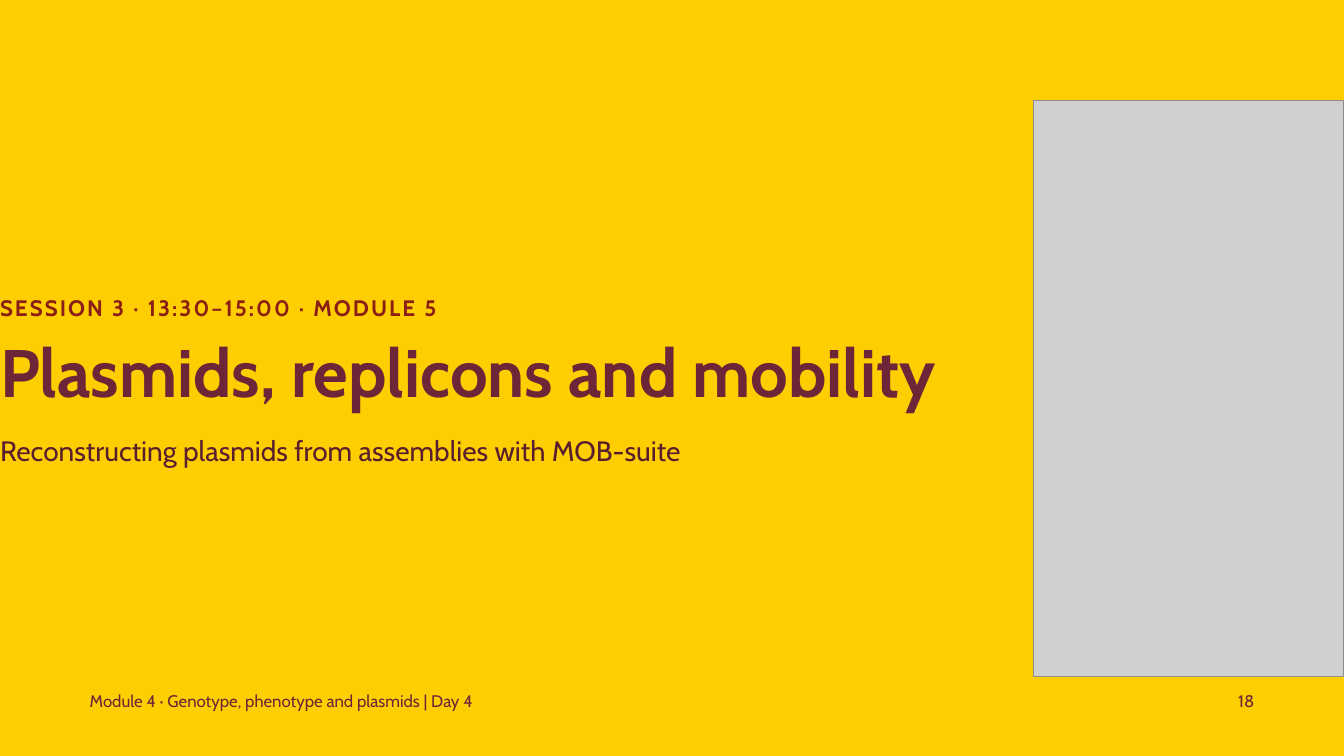
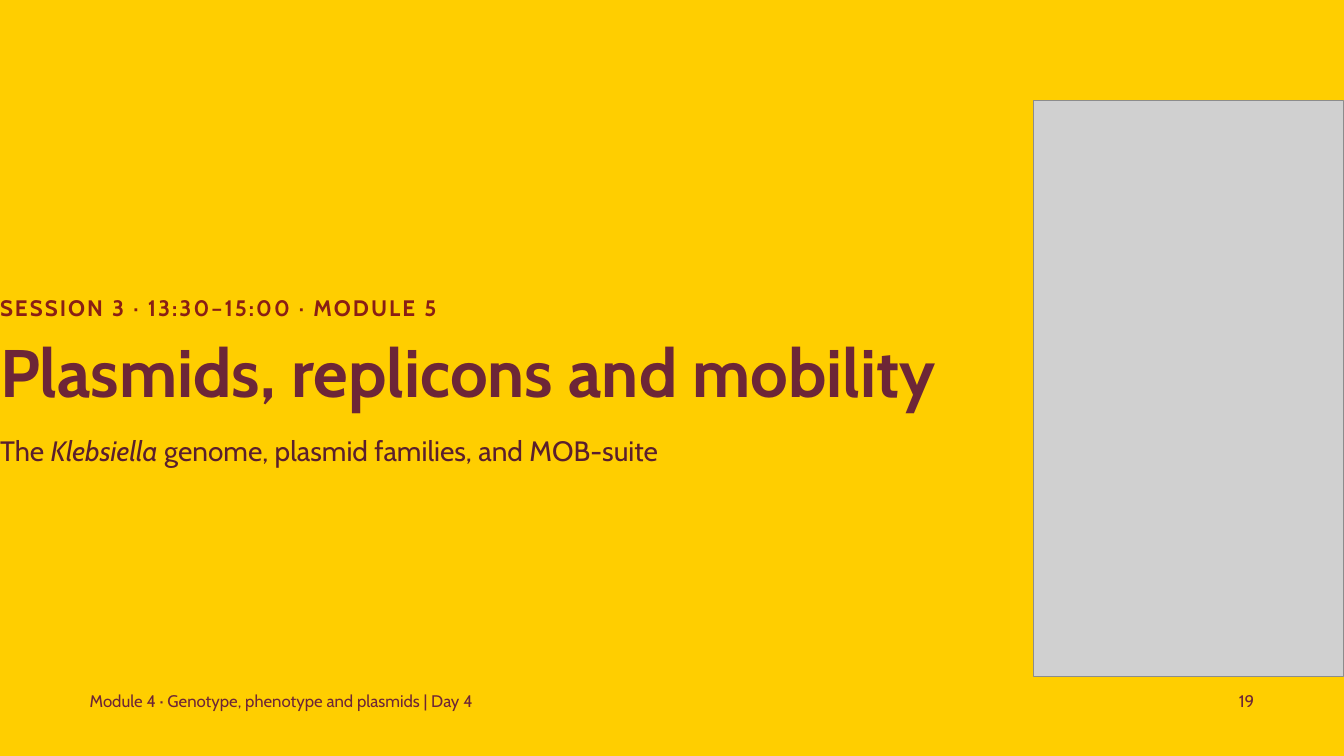
Before and after one commit to ILRI-Genomics-Platform/klebgen-africacdc-ilri, a slide deck: slide 19 of slides/Module 4 Genotype, phenotype and plasmids.pptx (slide 18 before the commit). Drawn at 1344x756 pixels with LibreOffice and Linux fonts; fonts in the diff are those of the drawing; grey boxes stand for pictures. Boxes give left, top, right and bottom in pixels: in the first picture for what was removed or moved away, otherwise in the second. Text is boxed around its words. In the diff, an @@ line names an element or a change of style, - is before the commit and + after.

```diff
--- a/slides/Module 4 Genotype, phenotype and plasmids.pptx
+++ b/slides/Module 4 Genotype, phenotype and plasmids.pptx
@@ text at (0,440,658,467): text changed @@
-Reconstructing plasmids from assemblies with MOB-suite
+The Klebsiella genome, plasmid families, and MOB-suite
@@ text at (1239,695,1255,707): text changed @@
-18
+19
```
Also in this commit, not shown: 26 other slides changed, 7 slides added, 1 other file.
